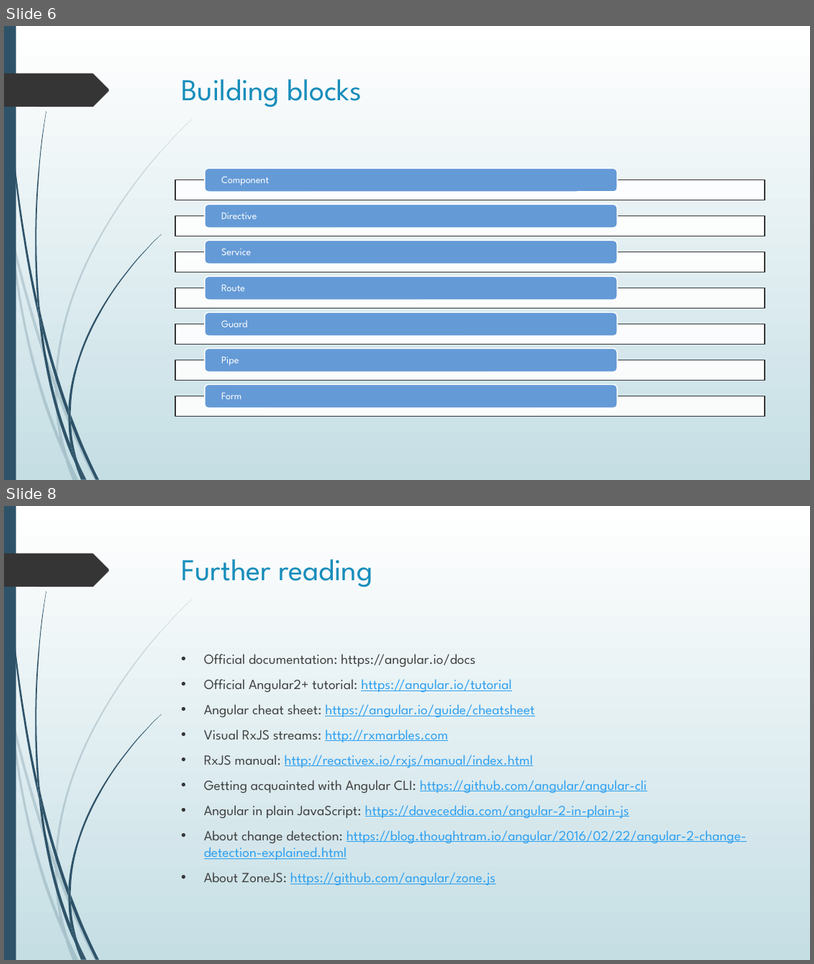
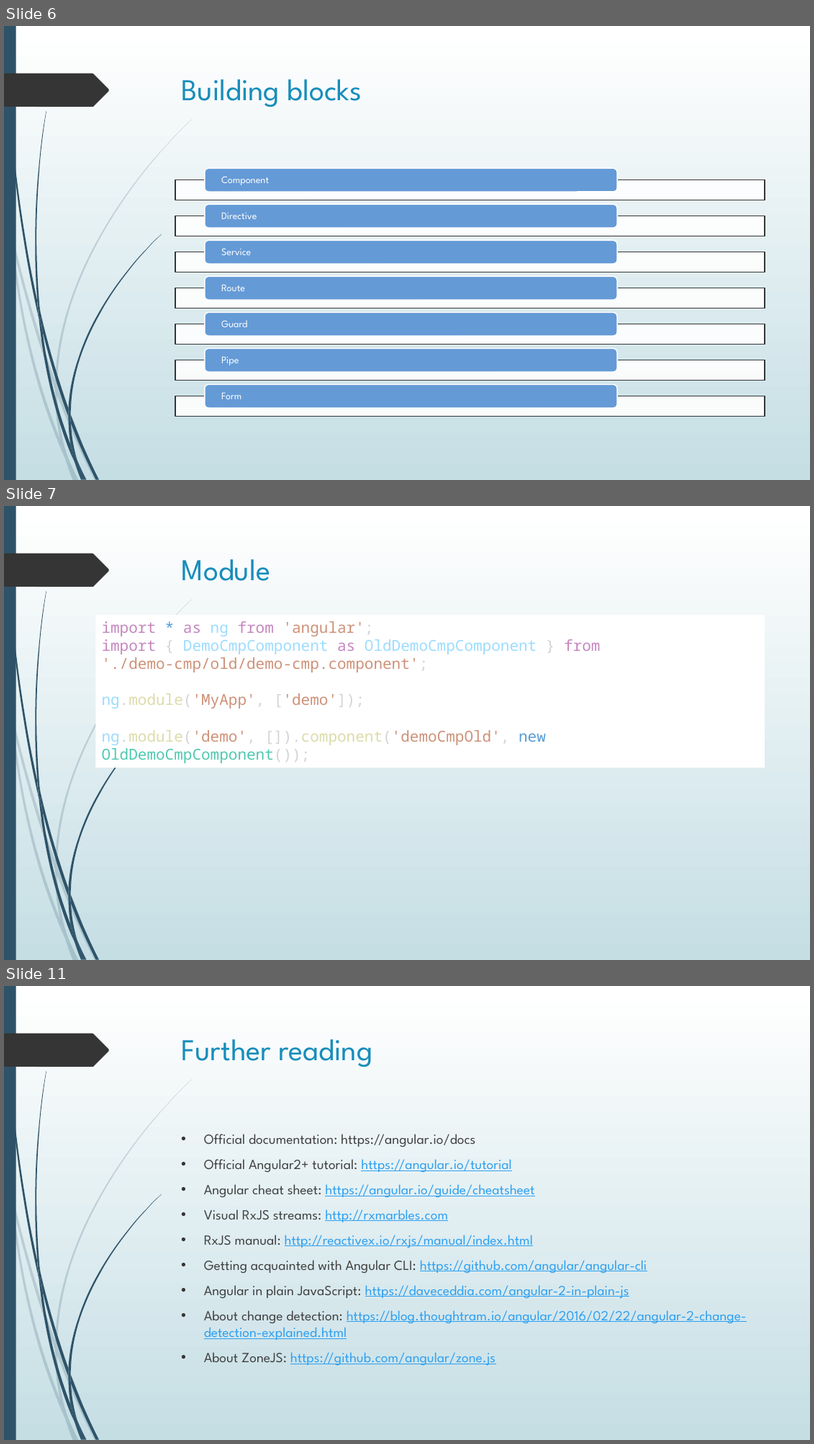
Before and after one commit to Mishurin/frontend-examples, a slide deck: angular/Angular.pptx. Shown one above the other, each under a label of ours: slides 6 and 8 before the commit, slides 6, 7 and 11 after it; the slides between them are not shown. The pictures are 814x964 and 814x1444 pixels, drawn with LibreOffice and Linux fonts; fonts in the diff are those of the drawing. Boxes give left, top, right and bottom in pixels: in the first picture for what was removed or moved away, otherwise in the second. Text is boxed around its words. In the diff, an @@ line names an element or a change of style, - is before the commit and + after.

```diff
--- a/angular/Angular.pptx
+++ b/angular/Angular.pptx
@@ slide 7 added at box(4, 506, 810, 960), background gradient #FFFFFF to #C5DEE5; not listed: 24 template elements that a slide beside it also shows @@
@@ title added at box(182, 559, 270, 581), 36 pt, text #178DBB @@
+Module
@@ rectangle added at box(96, 615, 766, 767), fill #FFFFFF, 18 pt, text #CE9178 @@
+import * as ng from 'angular';
+import { DemoCmpComponent as OldDemoCmpComponent } from './demo-cmp/old/demo-cmp.component';
+ng.module('MyApp', ['demo']);
+ng.module('demo', []).component('demoCmpOld', new OldDemoCmpComponent());
@@ what was slide 8 is now slide 11 @@
```
Also in this commit, not shown: 1 slide changed, 2 other slides added, 12 other files.
